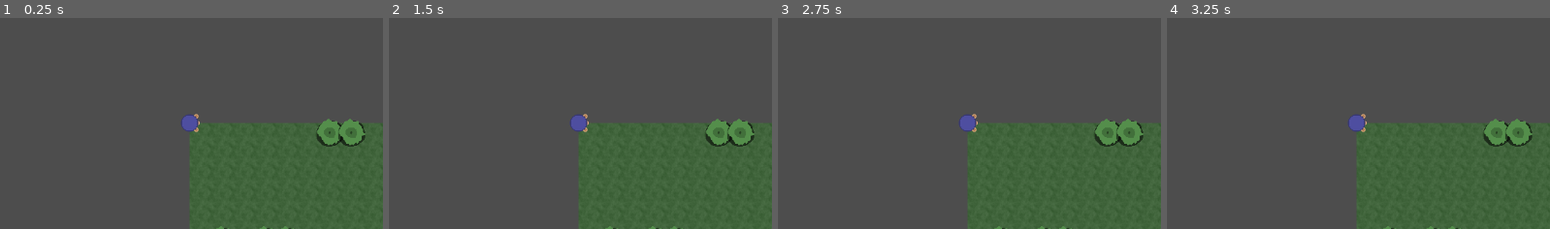
Above: before the commit, frames 1-4 (left to right).
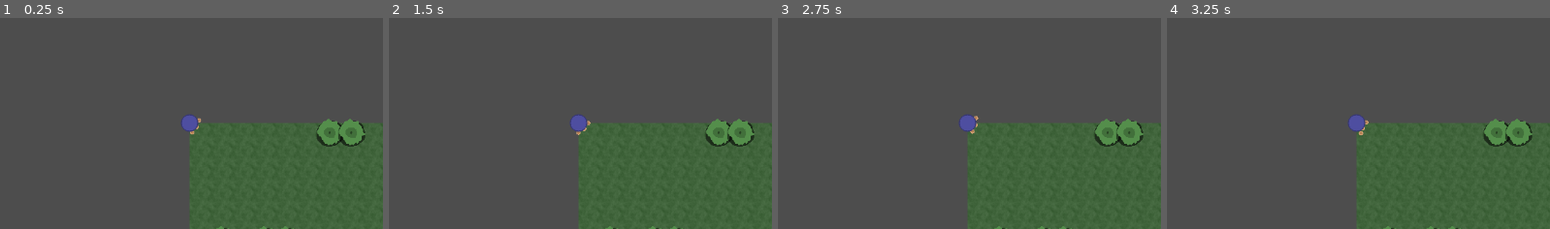
Above: after the commit, the same moments.

Repository: artmouse155/lets_survive
Game: Godot game, scene res://Scenes/WorldTest.tscn
The game is run twice, just before and just after one commit, with the same random seed, the same clock (stepped at 60 frames per second) and the same inputs.
Inputs (mouse positions are % of the whole screen's width and height, from its top left):
- Up to frame 1 (0.25 s): no input
- Up to frame 2 (1.5 s): tap Enter at 0.5 s; press the mouse at (49, 49) at 0.53 s; hold D (right) 0.53-1.28 s; tap X (drop_selected_item) at 0.8, 1.35 s; tap Space at 1.25 s; move the mouse to (29, 54) at 1.27 s; release the mouse at (29, 54) at 1.28 s; hold S (down) from 1.28 s (still down)
- Up to frame 3 (2.75 s): tap Mouse wheel down (select_next) at 1.55, 2.1 s; tap Enter at 2 s; move the mouse to (60, 26) at 2.02 s; release S (down) at 2.03 s; hold D (right) from 2.03 s (still down); tap Mouse wheel up (select_prev) at 2.3 s
- Up to frame 4 (3.25 s): tap Space at 2.75 s; move the mouse to (44, 69) at 2.77 s; release D (right) at 2.78 s; hold W (up) from 2.78 s (still down); tap Mouse wheel up (select_prev) at 2.85 s; click (44, 69) at 3.05 s
The pictures show only the part of the screen within x 25-75%, y 24-74%; the shares and areas given below are measured in that part.

The runs differ from the first frame. In frame 1, less than 0.1% of the frame differs, in the area x 49-53%, y 45-56%; in frame 2, less than 0.1%; in frame 3, less than 0.1%; in frame 4, less than 0.1%.

Commit message:
🚧(entity model) Adding brain connections

Diff:
--- /dev/null
+++ b/Scenes/EntityModel/BrainModel/PersonBrain.gd
@@ -0,0 +1,14 @@
+class_name PersonBrain extends Brain
+
+signal movement_vector(direction : Vector2)
+signal look_direction(angle_rad : float)
+
+signal attack()
+signal go_idle()
+# TODO: Server side should make sure selection is within hotbar
+signal select(index: int)
+signal select_next()
+signal select_prev()
+
+signal drop_all_selected_item()
+signal drop_selected_item()
--- a/Scenes/EntityModel/BrainModel/SelfBrain.gd
+++ b/Scenes/EntityModel/BrainModel/SelfBrain.gd
@@ -1,48 +1,26 @@
-class_name SelfBrain extends Brain
+class_name SelfBrain extends PersonBrain
 
 var is_movement_disabled : bool = false
 
-signal movement_vector(direction : Vector2)
-signal look_direction(angle_rad : float)
+func _process(_delta: float) -> void:
 
-signal attack()
-signal go_idle()
-# TODO: Server side should make sure selection is within hotbar
-signal select(index: int)
-signal select_next()
-signal select_prev()
-
-signal drop_all_selected_item()
-signal drop_selected_item()
-
-func _get_input():
-
+	_get_look_direction()
 	if is_movement_disabled:
 		return
+	_get_movement_vector()
 
-	var input_direction = Input.get_vector("left", "right", "up", "down")
-	movement_vector.emit(input_direction)
 	if Input.is_action_pressed("attack"):
 		attack.emit()
 	else:
 		go_idle.emit()
-
 	if Input.is_action_just_pressed("select_0"):
 		select.emit(0)
 	elif Input.is_action_just_pressed("select_1"):
 		select.emit(1)
 	if Input.is_action_just_pressed("select_next"):
 		select_next.emit()
-		#if sprite.get_selected_index() >= (HOTBAR_SIZE - 1):
-			#select.emit(0)
-		#else:
-			#select.emit(sprite.get_selected_index() + 1)
 	elif Input.is_action_just_pressed("select_prev"):
 		select_prev.emit()
-		#if sprite.get_selected_index() <= (0):
-			#_select(HOTBAR_SIZE - 1)
-		#else:
-			#_select(sprite.get_selected_index() - 1)
 	if Input.is_action_just_pressed("drop_all_selected_item"):
 		drop_all_selected_item.emit()
 	elif Input.is_action_just_pressed("drop_selected_item"):
@@ -52,13 +30,12 @@
 	var mouse_angle = get_viewport().get_mouse_position().angle()
 	look_direction.emit(mouse_angle)
 
-#func _physics_process(_delta):
-	#_get_input()
-	#_get_look_direction()
-	#move_and_slide()
+func _get_movement_vector() -> void:
+	var input_direction = Input.get_vector("left", "right", "up", "down")
+	movement_vector.emit(input_direction)
 
-#func set_movement_enabled(enabled : bool) -> void:
-	#is_movement_disabled = !enabled
-	#if is_movement_disabled:
-		#velocity = Vector2.ZERO
-		#sprite.go_idle()
+func set_movement_enabled(enabled : bool) -> void:
+	is_movement_disabled = !enabled
+	if is_movement_disabled:
+		movement_vector.emit(Vector2.ZERO)
+		go_idle.emit()
--- a/Scenes/EntityModel/PlayerEntity.tscn
+++ b/Scenes/EntityModel/PlayerEntity.tscn
@@ -4,9 +4,9 @@
 [ext_resource type="Script" uid="uid://bq7btvrn0u1rs" path="res://Scripts/EntityModel/player_entity.gd" id="1_wqpke"]
 [ext_resource type="Script" uid="uid://yyjkgbfe6jg5" path="res://Scenes/EntityModel/BrainModel/SelfBrain.gd" id="3_vitn1"]
 
-[node name="PlayerEntity" instance=ExtResource("1_pdhha")]
+[node name="PlayerEntity" node_paths=PackedStringArray("brain") instance=ExtResource("1_pdhha")]
 script = ExtResource("1_wqpke")
-speed = 125
+brain = NodePath("SelfBrain")
 
 [node name="SelfBrain" type="Node" parent="." index="6"]
 script = ExtResource("3_vitn1")
--- a/Scenes/game_container.tscn
+++ b/Scenes/game_container.tscn
@@ -34,7 +34,7 @@
 
 [node name="World" parent="SubViewportContainer/SubViewport" instance=ExtResource("2_juifl")]
 
-[node name="GameUI" type="Control" parent="." node_paths=PackedStringArray("health_label", "inventory_label", "pause_screen", "hotbar", "inventory_ui")]
+[node name="GameUI" type="Control" parent="." node_paths=PackedStringArray("health_label", "inventory_label", "pause_screen", "hotbar", "inventory_ui", "player_self")]
 process_mode = 3
 layout_mode = 1
 anchors_preset = 15
@@ -48,6 +48,7 @@
 pause_screen = NodePath("../PauseScreen")
 hotbar = NodePath("SafeZone/Hotbar")
 inventory_ui = NodePath("SafeZone/Inventory")
+player_self = NodePath("../SubViewportContainer/SubViewport/World/PlayerEntity")
 
 [node name="SafeZone" type="MarginContainer" parent="GameUI"]
 layout_mode = 1
--- a/Scripts/EntityModel/brain_entity.gd
+++ b/Scripts/EntityModel/brain_entity.gd
@@ -6,11 +6,16 @@
 @export var max_health : float = 100.0
 @export var health : float = 100.0
 
+@export var brain : Brain
+
 ## Area of this BrainEntity's attack.
 @export var hitBox : Area2D
 
 ## Area of which points count for other attacks hitting this BrainEntity.
 @export var hurtBox : Area2D = self
+
+@abstract
+func _connect_to_brain() -> void
 
 func take_damage(damage : float):
 	health -= damage
--- a/Scripts/EntityModel/person_entity.gd
+++ b/Scripts/EntityModel/person_entity.gd
@@ -1,5 +1,6 @@
 class_name PersonEntity extends BrainEntity
 
+const INVENTORY_SIZE : int = 5
 const HOTBAR_SIZE : int = 5
 
 signal inventory_updated(inventory : Array[Item])
@@ -7,6 +8,7 @@
 signal item_collected(item : Item)
 
 ## Inventory. Slot 0 represents currently held item.
+@export var speed = 125
 @export var _inventory : Array[Item]
 var _selected_index : int = 0
 
@@ -19,13 +21,35 @@
 @export var _tool_sprite : Sprite2D
 
 func _ready() -> void:
-	_inventory.resize(_get_inventory_size())
+	_connect_to_brain()
+	_inventory.resize(INVENTORY_SIZE)
 	_update_tool_state()
 	inventory_updated.emit(get_inventory())
 	selected_index_updated.emit(0)
 
-func _get_inventory_size() -> int:
-	return 5
+func _connect_to_brain() -> void:
+	if brain is PersonBrain:
+
+		brain.movement_vector.connect(_on_movement_vector)
+		brain.look_direction.connect(_on_look_direction)
+
+		brain.attack.connect(attack)
+		brain.go_idle.connect(go_idle)
+
+		brain.select.connect(select)
+		brain.select_next.connect(select_next)
+		brain.select_prev.connect(select_prev)
+
+		brain.drop_all_selected_item.connect(drop_all_selected_item)
+		brain.drop_selected_item.connect(drop_selected_item)
+
+
+func _on_movement_vector(movement_vector : Vector2) -> void:
+	pass
+
+func _on_look_direction(angle_rad : float) -> void:
+	rotation = angle_rad
+
 
 func attack() -> void:
 	match _tool_state:
@@ -46,8 +70,10 @@
 		_tool_state = Item.TOOL_TYPE.FISTS
 		_tool_sprite.hide()
 
+
 func get_inventory():
 	return _inventory
+
 
 func pickup_item(item : Item) -> Item:
 	if (!item):
@@ -74,12 +100,27 @@
 	inventory_updated.emit(_inventory)
 	return item
 
+
 func select(index : int) -> void:
 	_selected_index = index
 	#var selected_item := get_selected_item()
 	#print("Item %s selected: %s" % [str(index), str(selected_item)])
 	_update_tool_state()
 	selected_index_updated.emit(index)
+
+
+func select_next() -> void:
+	if _selected_index >= (HOTBAR_SIZE - 1):
+		select(0)
+	else:
+		select(_selected_index + 1)
+
+
+func select_prev() -> void:
+	if _selected_index <= 0:
+		select(HOTBAR_SIZE - 1)
+	else:
+		select(_selected_index - 1)
 
 
 func get_selected_item() -> Item:
@@ -125,6 +166,7 @@
 	_update_tool_state()
 	inventory_updated.emit(_inventory)
 
+
 func _on_pickup_area_area_entered(area: Area2D) -> void:
 	if is_instance_of(area, WorldItem) and !area.has_cooldown():
 		var item : Item = area.get_item()
--- a/Scripts/EntityModel/player_entity.gd
+++ b/Scripts/EntityModel/player_entity.gd
@@ -1,3 +1,5 @@
 class_name PlayerEntity extends PersonEntity
 
-@export var speed = 125
+func set_movement_enabled(enabled : bool) -> void:
+	if brain is SelfBrain:
+		brain.set_movement_enabled(enabled)
Not shown, added: Scenes/EntityModel/BrainModel/PersonBrain.gd.uid
